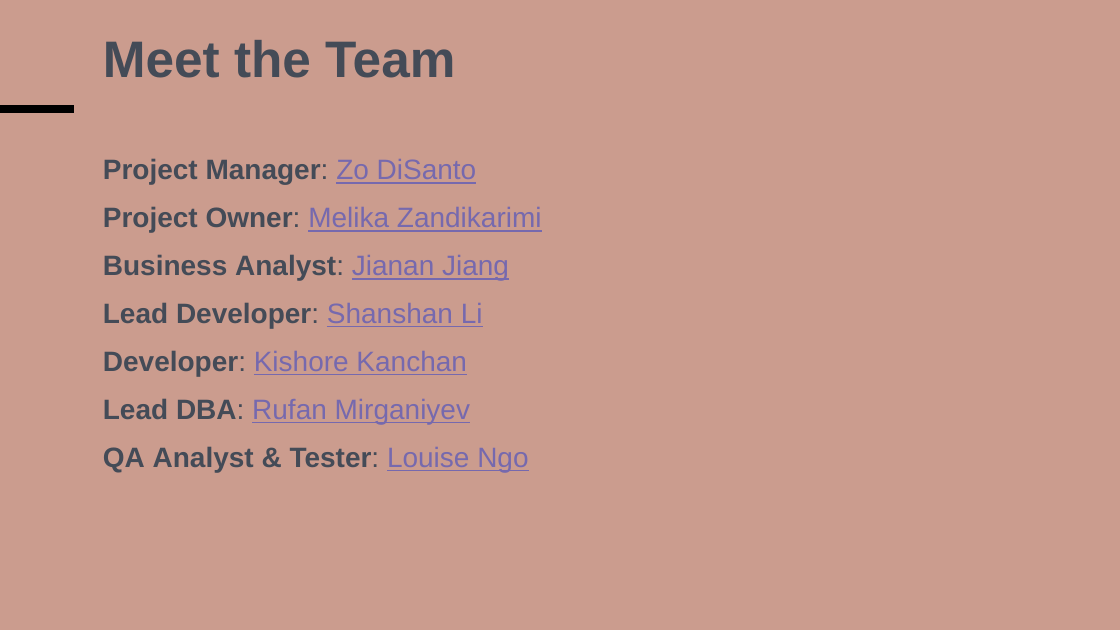
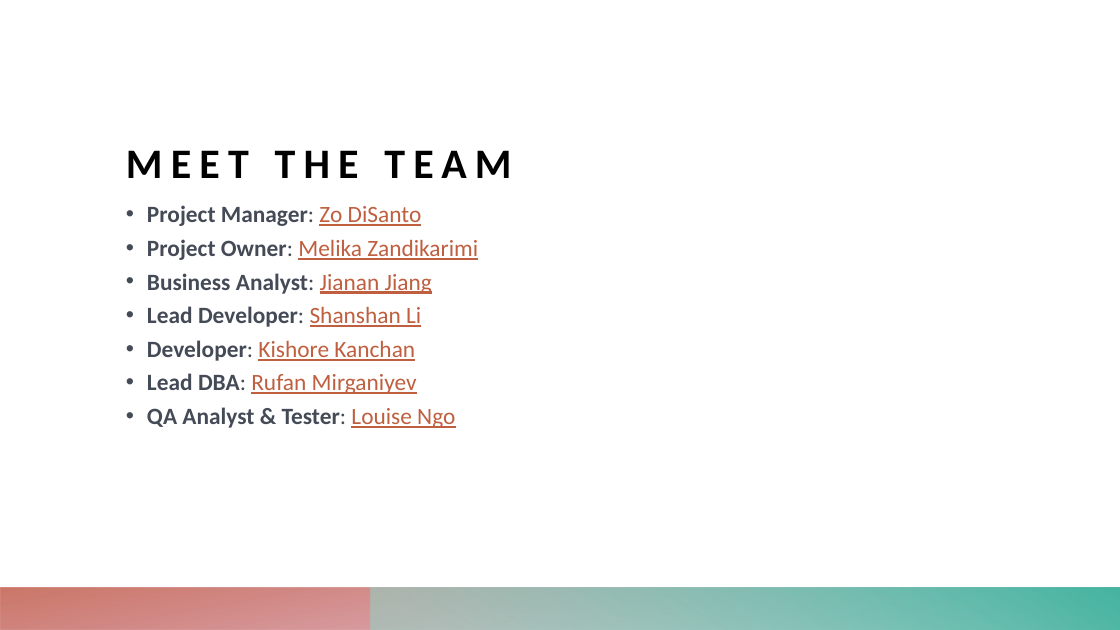
Before and after one commit to zdisanto/RevolutionArt, a slide deck: slide 2 of CS691_FinalPresentation/18. Team-1_PresentationPowerPoint.pptx. Drawn at 1120x630 pixels with LibreOffice and Linux fonts; fonts in the diff are those of the drawing. Boxes give left, top, right and bottom in pixels: in the first picture for what was removed or moved away, otherwise in the second. Text is boxed around its words. In the diff, an @@ line names an element or a change of style, - is before the commit and + after.

```diff
--- a/CS691_FinalPresentation/18. Team-1_PresentationPowerPoint.pptx
+++ b/CS691_FinalPresentation/18. Team-1_PresentationPowerPoint.pptx
@@ background #CB9C8E to #FFFFFF @@
@@ title "MEET THE TEAM" at [126,150,511,178]: vertical alignment top to bottom @@
@@ line removed from (0, 109) to (74, 109) @@
@@ title at [126,150,511,178]: text changed; size 44 to 36 pt; font Arial to Calibri; text colour #444B57 to #000000 @@
-Meet the Team
+MEET THE TEAM
@@ text added at [147,205,478,428], 20 pt, text #444B57 @@
+• Project Manager: Zo DiSanto
+• Project Owner: Melika Zandikarimi
+• Business Analyst: Jianan Jiang
+• Lead Developer: Shanshan Li
+• Developer: Kishore Kanchan
+• Lead DBA: Rufan Mirganiyev
+• QA Analyst & Tester: Louise Ngo
@@ group removed at [94,147,855,483]: 14 rectangles, 8 lines @@
-Project Manager: Zo DiSanto
-Project Owner: Melika Zandikarimi
-Business Analyst: Jianan Jiang
-Lead Developer: Shanshan Li
-Developer: Kishore Kanchan
-Lead DBA: Rufan Mirganiyev
-QA Analyst & Tester: Louise Ngo
@@ rectangle added at [0,588,1120,630], fill gradient #B13B58 to #C3604D @@
@@ rectangle added at [371,588,1120,630], fill gradient #8FD3C7 to #46B4A1 @@
```
Also in this commit, not shown: 11 other slides changed, 2 slides added, 2 slides removed.
